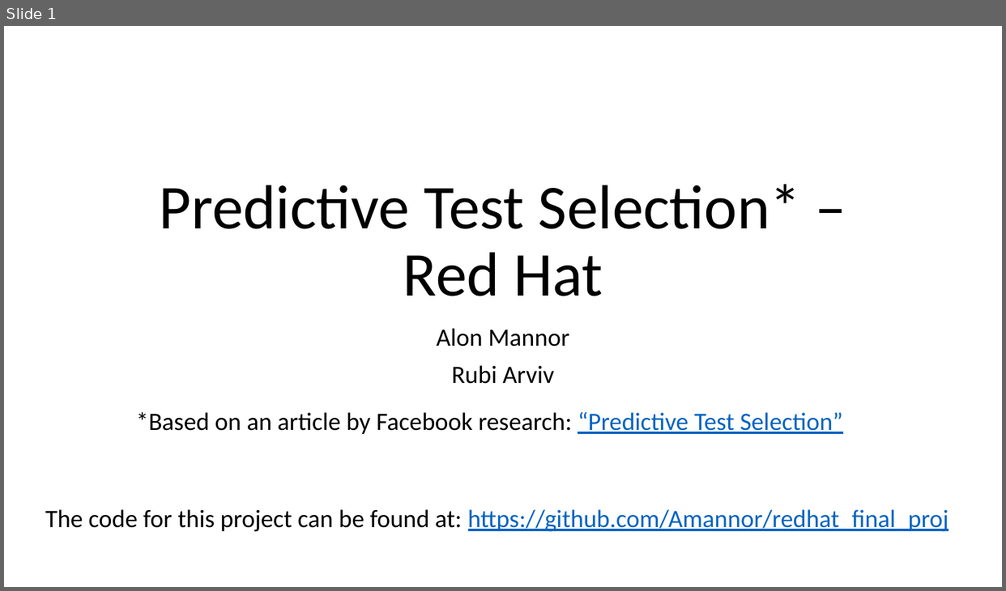
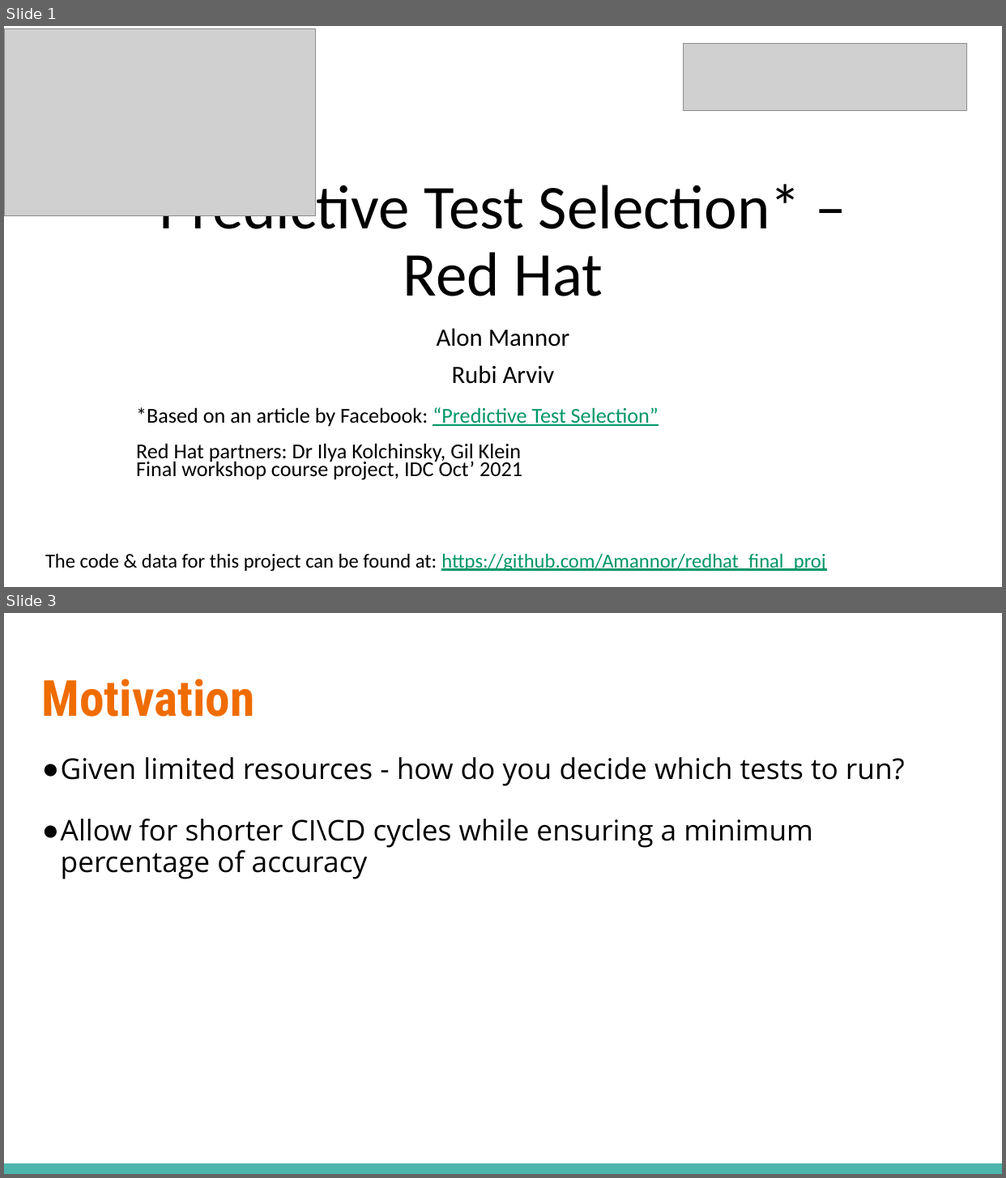
Before and after one commit to Amannor/redhat_final_proj, a slide deck: presentation/Demo_day_redhat_alon_rubi.pptx. Shown one above the other, each under a label of ours: slide 1 before the commit, slides 1 and 3 after it; the slides between them are not shown. The pictures are 1006x591 and 1006x1178 pixels, drawn with LibreOffice and Linux fonts; fonts in the diff are those of the drawing; grey boxes stand for pictures. Boxes give left, top, right and bottom in pixels: in the first picture for what was removed or moved away, otherwise in the second. Text is boxed around its words. In the diff, an @@ line names an element or a change of style, - is before the commit and + after.

```diff
--- a/presentation/Demo_day_redhat_alon_rubi.pptx
+++ b/presentation/Demo_day_redhat_alon_rubi.pptx
@@ slide 3 added at (4, 613, 1002, 1174), background #FFFFFF @@
@@ title added at (42, 679, 255, 717), 48 pt, text #EF6C00, bold @@
+Motivation
@@ text added at (61, 757, 905, 879), 27.5 pt, text #000000 @@
+● Given limited resources - how do you decide which tests to run?
+● Allow for shorter CI\CD cycles while ensuring a minimum percentage of accuracy
@@ rectangle added at (4, 1164, 1002, 1174), fill #4DB6AC @@
@@ slide 1 changed as well @@
@@ picture added at (4, 29, 316, 216) @@
@@ picture added at (684, 43, 967, 110) @@
@@ title "Predictive Test Selection* – Red ..." rewrapped from (159, 184, 801, 297) to (159, 177, 801, 297) @@
@@ text at (136, 408, 658, 480): text changed; size 24 to 20.4 pt @@
-*Based on an article by Facebook research: “Predictive Test Selection”
+*Based on an article by Facebook: “Predictive Test Selection”
+Red Hat partners: Dr Ilya Kolchinsky, Gil Klein
+Final workshop course project, IDC Oct’ 2021
@@ text at (45, 554, 825, 572): text changed; size 24 to 19.2 pt; text colour #0563C1 to #009668 @@
-The code for this project can be found at: https://github.com/Amannor/redhat_final_proj
+The code & data for this project can be found at: https://github.com/Amannor/redhat_final_proj
```
Also in this commit, not shown: 4 other slides changed, 9 other slides added, 5 slides removed.
